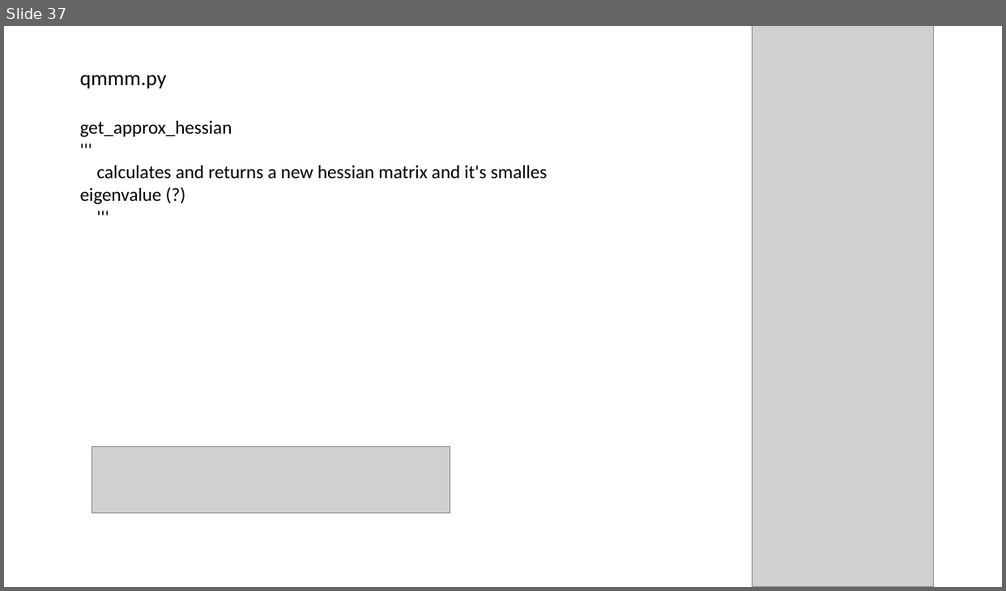
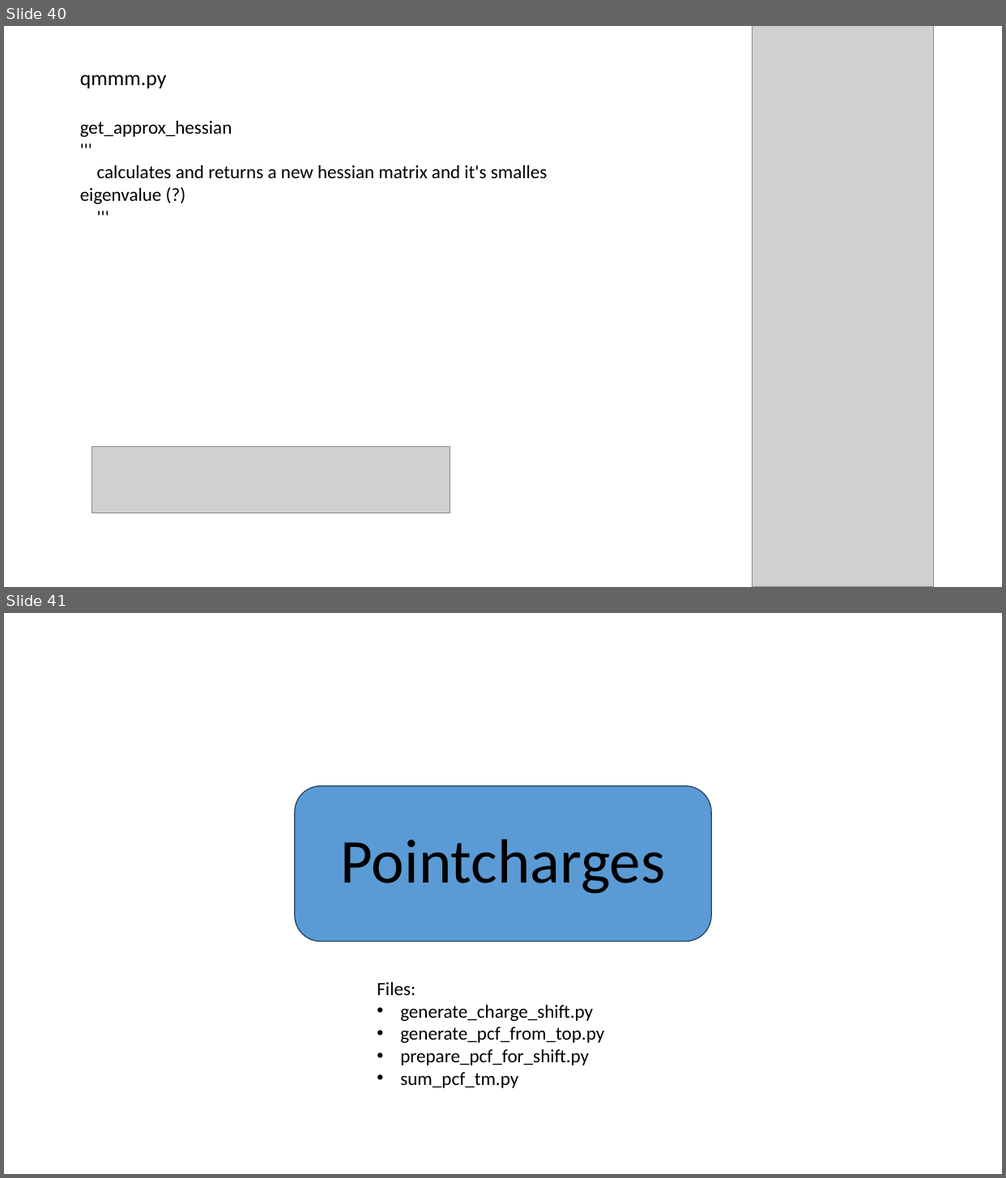
Before and after one commit to AlinaJansen/qmmm_revision, a slide deck: gmx2qmmm_overview.pptx. Shown one above the other, each under a label of ours: slide 37 before the commit, slides 40 and 41 after it. The pictures are 1006x591 and 1006x1178 pixels, drawn with LibreOffice and Linux fonts; fonts in the diff are those of the drawing; grey boxes stand for pictures. Boxes give left, top, right and bottom in pixels: in the first picture for what was removed or moved away, otherwise in the second. Text is boxed around its words. In the diff, an @@ line names an element or a change of style, - is before the commit and + after.

Commit message:
changed pptx overview and started overview on pointcharges files

```diff
--- a/gmx2qmmm_overview.pptx
+++ b/gmx2qmmm_overview.pptx
@@ slide 41 added at (x1=4, y1=613, x2=1002, y2=1174), background #FFFFFF @@
@@ rounded rectangle added at (x1=295, y1=786, x2=711, y2=942), fill #5B9BD5, outline #28445D 1 pt @@
@@ title added at (x1=341, y1=839, x2=666, y2=894), 60 pt, text #000000 @@
+Pointcharges
@@ text added at (x1=377, y1=982, x2=604, y2=1088), 18 pt, text #000000 @@
+Files:
+• generate_charge_shift.py
+• generate_pcf_from_top.py
+• prepare_pcf_for_shift.py
+• sum_pcf_tm.py
@@ what was slide 37 is now slide 40 @@
```
Also in this commit, not shown: 5 slides changed, 18 other slides added, 3 other files.
